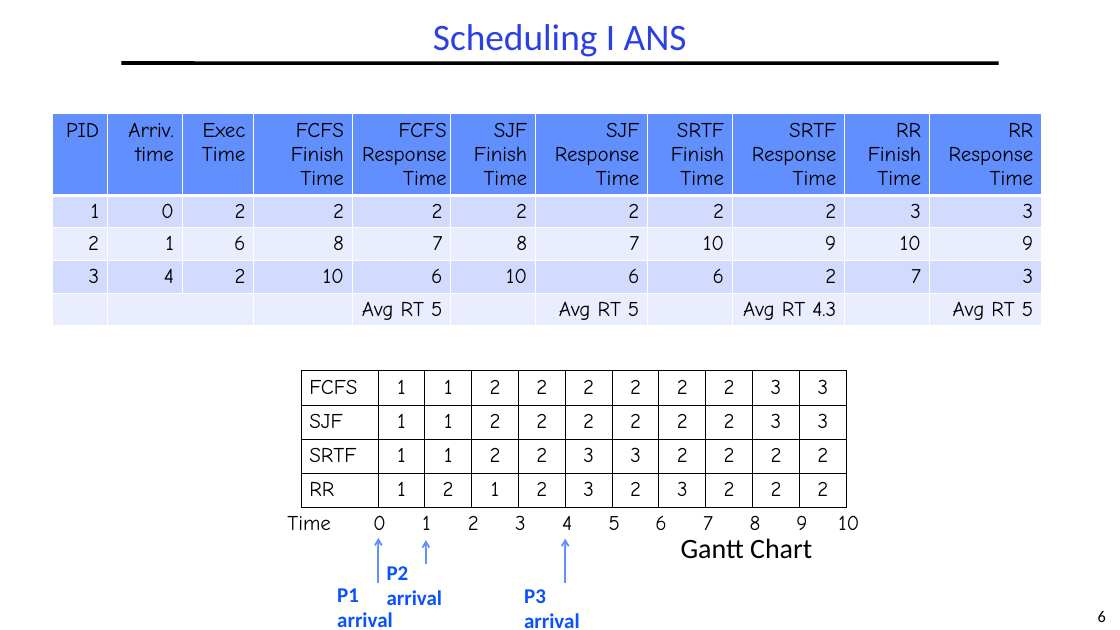
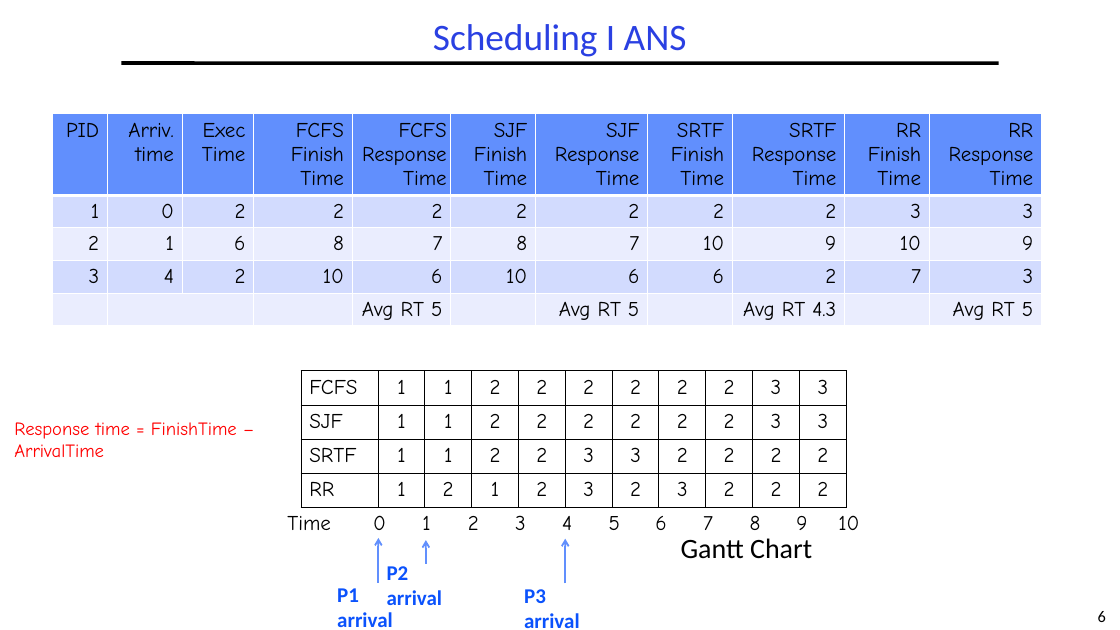
Before and after one commit to guhofstra/CSC112Fa26, a slide deck: slide 6 of PPTs/L5-Exercises ANS.pptx. Drawn at 1120x630 pixels with LibreOffice and Linux fonts; fonts in the diff are those of the drawing. Boxes give left, top, right and bottom in pixels: in the first picture for what was removed or moved away, otherwise in the second. Text is boxed around its words. In the diff, an @@ line names an element or a change of style, - is before the commit and + after.

```diff
--- a/PPTs/L5-Exercises ANS.pptx
+++ b/PPTs/L5-Exercises ANS.pptx
@@ text added at (14,422,237,457), 16 pt, text #FF0000 @@
+Response time = FinishTime – ArrivalTime
```
Also in this commit, not shown: 2 other slides changed, 4 other files.
